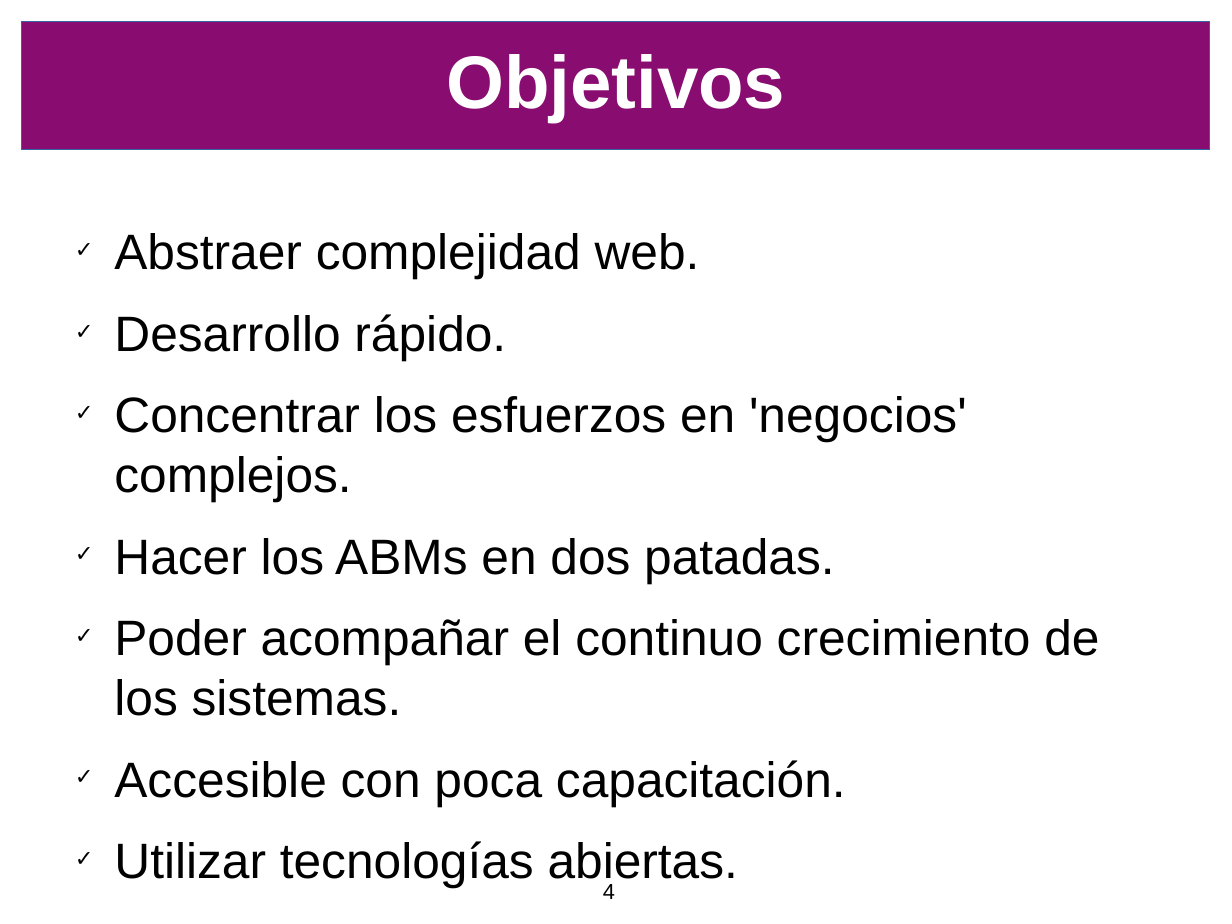
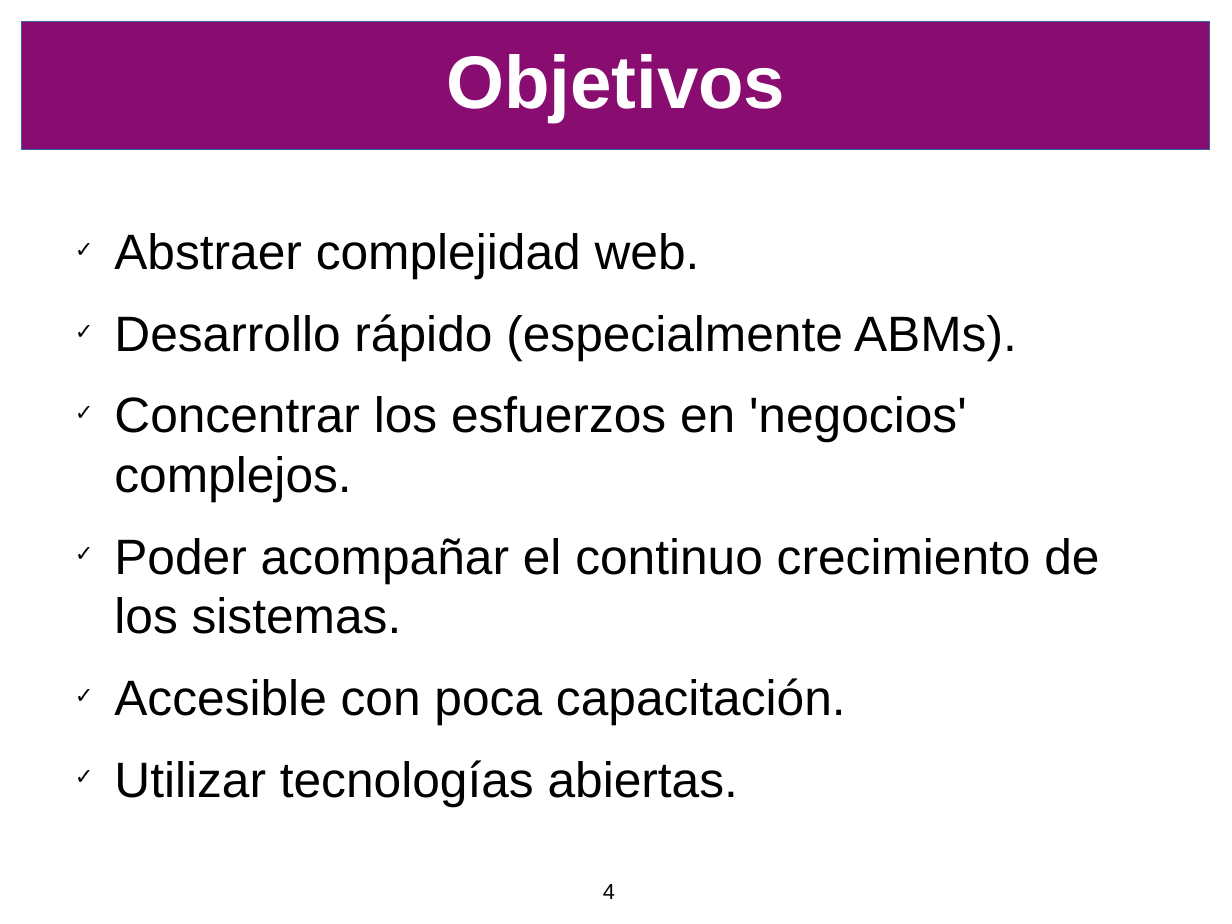
Before and after one commit to SIU-Toba/framework, a slide deck: slide 4 of doc/presentacion/CafeConf2006.odp. Drawn at 1232x924 pixels with LibreOffice and Linux fonts; fonts in the diff are those of the drawing; background and template pictures are left out. Boxes give left, top, right and bottom in pixels: in the first picture for what was removed or moved away, otherwise in the second. Text is boxed around its words. In the diff, an @@ line names an element or a change of style, - is before the commit and + after.

```diff
--- a/doc/presentacion/CafeConf2006.odp
+++ b/doc/presentacion/CafeConf2006.odp
@@ text at bbox=[114, 314, 1017, 360]: text changed @@
-✓ Desarrollo rápido.
+✓ Desarrollo rápido (especialmente ABMs).
@@ text at bbox=[114, 538, 834, 583]: paragraph removed @@
-✓ Hacer los ABMs en dos patadas.
```
Also in this commit, not shown: 13 other slides changed, 4 slides added, 1 slide removed, 2 other files.
